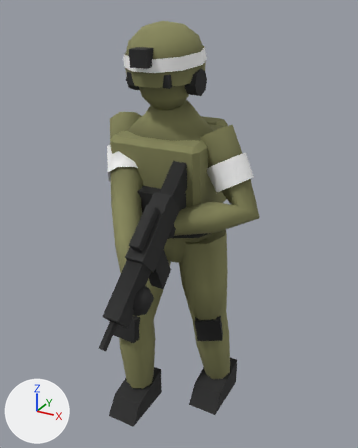
A saved change to the glTF model client/public/models/ru-rifleman.glb.
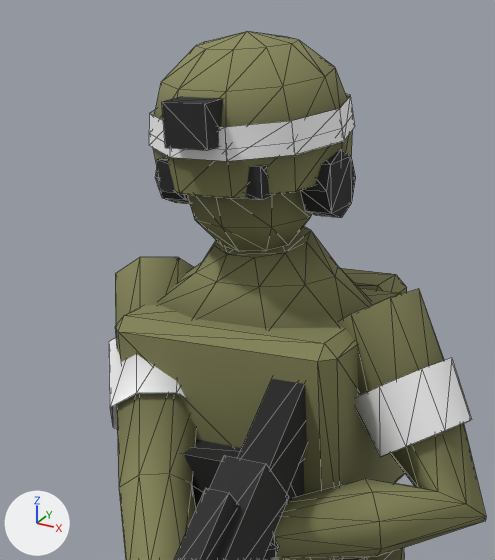
There are two pictures of each version: one whole from a camera (50 mm lens) standing at (0.285, -0.463, 0.564) and looking at (0.014, 0.029, 0.317), one close up on the part from 18% to 74% of the width and 2% to 52% of the height. Arrows for +X, +Y and +Z are at lower left; the lights stay in place. The older version's two pictures come first. The close-ups show mesh edges as thin lines. Vertices at exactly the same position are counted once.

In view in the first close-up: 'ru-rifleman'.
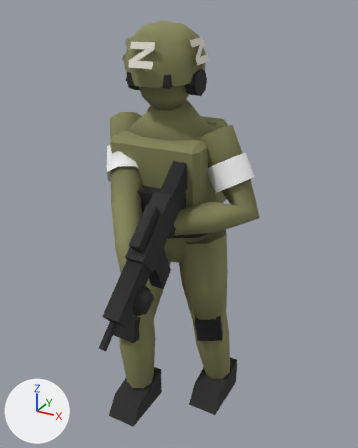
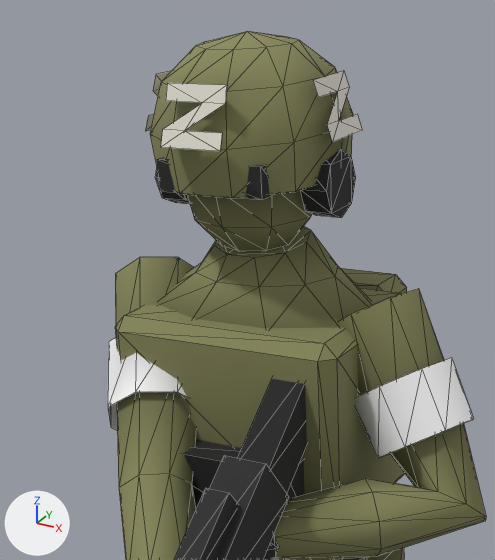
The change, as a diff of the scene's bpy script:
```diff
--- a/client/public/models/ru-rifleman.glb.py
+++ b/client/public/models/ru-rifleman.glb.py
@@ mat_mark @@
+mat_mark = bpy.data.materials.new('mark')
+# nodes: BsdfPrincipled, Mix, OutputMaterial, VertexColor
+# colours: white #e8e4d8, mixed with the vertex colours
@@ me_ru_rifleman @@
 # verts and faces of me_ru_rifleman; kept vertices keep their numbers, new ones are numbered from 636
-me_ru_rifleman.from_pydata(...)  # 636 vertices, 1088 faces; spans x -0.109..0.109, y -0.148..0.148, z 0.0..0.549
+me_ru_rifleman.from_pydata(...)  # 638 vertices, 1080 faces; spans x -0.109..0.109, y -0.148..0.148, z 0.0..0.549
+# me_ru_rifleman part 1: the loose piece of 8 vertices spanning x -0.028..-0.007, y -0.004..0.014, z 0.503..0.523 is deleted
+# me_ru_rifleman part 2
+# 20 vertices are removed from x -0.065..0.03, y 0.007..0.102, z 0.498..0.523
+# 20 faces are deleted
+# 30 vertices are added at x -0.067..0.032, y 0.0..0.068, z 0.503..0.533
+# 24 new faces join them, mat_mark
+# me_ru_rifleman part 3
+verts[612] = (0.097, 0.061, 0.382)  # moved, pixel (473, 418)
+verts[613] = (0.09, 0.043, 0.381)  # moved, pixel (445, 430)
+verts[614] = (0.074, 0.034, 0.373)  # moved, pixel (404, 447)
+verts[615] = (0.057, 0.04, 0.362)  # moved, pixel (377, 458)
+verts[616] = (0.051, 0.057, 0.356)  # moved, pixel (379, 457)
+verts[617] = (0.057, 0.075, 0.357)  # moved
+verts[618] = (0.074, 0.084, 0.365)  # moved
+verts[619] = (0.09, 0.078, 0.376)  # moved, pixel (472, 419)
+# me_ru_rifleman part 4
+verts[628] = (-0.03, 0.028, 0.378)  # moved
+verts[629] = (-0.037, 0.013, 0.388)  # moved, pixel (177, 392)
+verts[630] = (-0.055, 0.002, 0.388)  # moved, pixel (135, 392)
+verts[631] = (-0.072, 0.003, 0.378)  # moved, pixel (107, 407)
+verts[632] = (-0.079, 0.013, 0.363)  # moved, pixel (110, 427)
+verts[633] = (-0.072, 0.028, 0.353)  # moved
+verts[634] = (-0.055, 0.039, 0.353)  # moved
+verts[635] = (-0.037, 0.038, 0.363)  # moved
+# me_ru_rifleman part 5: 48 kept faces spanning x -0.102..0.044, y -0.023..0.084, z 0.33..0.545 get new vertex colours
 me_ru_rifleman.materials.append(mat_body)
@@ me_ru_rifleman @@
 me_ru_rifleman.materials.append(mat_team)
+me_ru_rifleman.materials.append(mat_mark)
```

Changed parts and their boxes (x1, y1, x2, y2) in the close-ups (495 x 560 px; the box of a moved part takes in the faces that stretch with it):
'ru-rifleman', reshaped: before (109, 31, 486, 560); after (108, 31, 486, 560)
part 1 of me_ru_rifleman, deleted: before (162, 97, 223, 150)
part 2 of me_ru_rifleman, moved or reshaped: before (149, 94, 355, 161); after (145, 71, 362, 151)
part 3 of me_ru_rifleman, moved or reshaped: before (355, 358, 472, 457); after (355, 358, 474, 458)
part 4 of me_ru_rifleman, moved or reshaped: before (109, 338, 186, 429); after (108, 338, 187, 430)
part 5 of me_ru_rifleman, recoloured: (153, 70, 338, 196) in both
